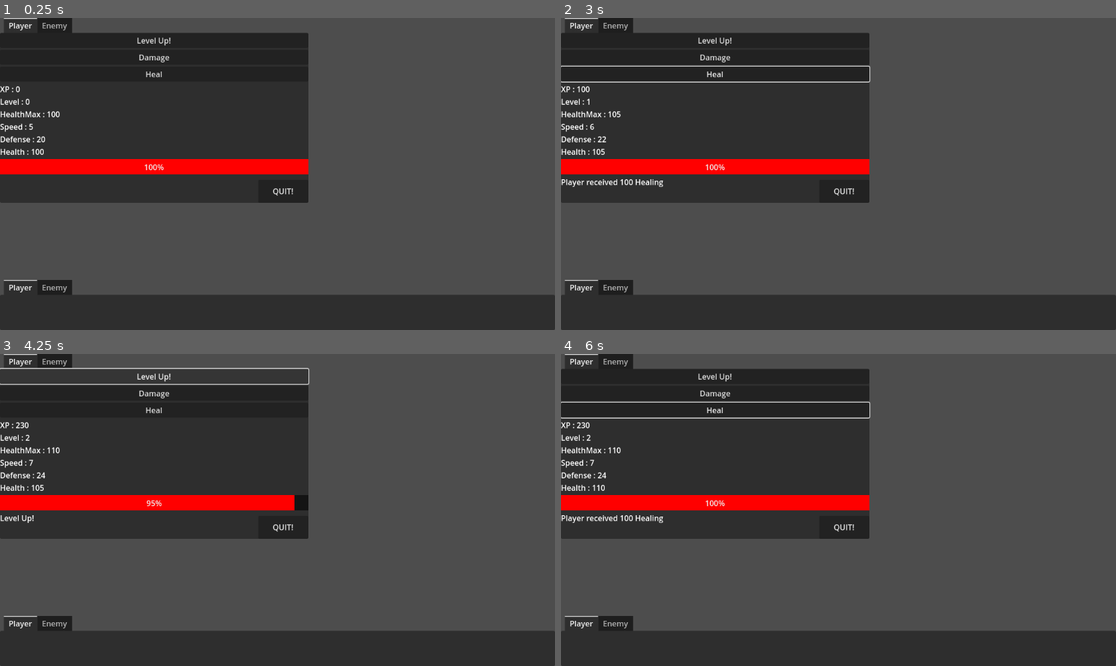
Above: before the commit, frames 1-4 (two rows, left to right).
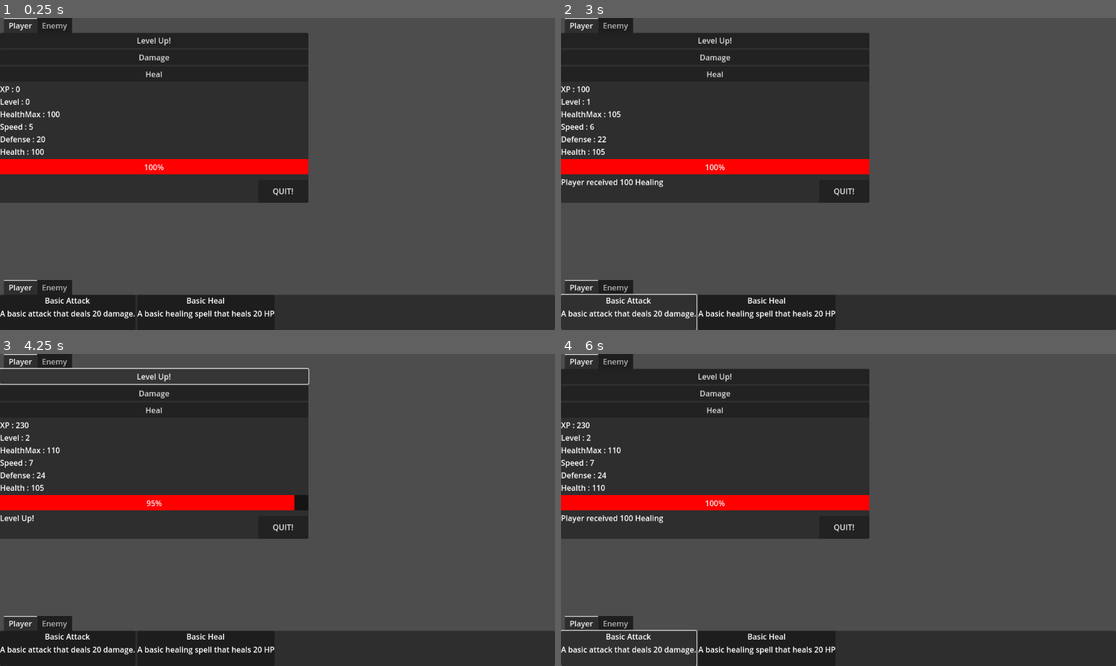
Above: after the commit, the same moments.

Repository: Smileanimations/Big-Buffoon-s-Bozo-Adventure
Game: Godot game, scene res://scenes/FightTest.tscn
Two runs of this game, one before a commit and one after it. Both use one fixed random seed, a clock stepped at 60 frames per second and the inputs below.
Inputs (mouse positions are in pixels of both pictures, inside the frame that each line leads up to):
- Up to frame 1 (0.25 s): no input
- Up to frame 2 (3 s): click "Level Up!" at 0.5 s; click "Damage" at 1.25 s; click "Heal" at 2 s; click (627, 311) at 2.77 s
- Up to frame 3 (4.25 s): click "Level Up!" at 3.5 s
- Up to frame 4 (6 s): click "Damage" at 4.25 s; click "Heal" at 5 s; click (627, 647) at 5.77 s

The runs differ from the first frame. In frame 1, 0.6% of the frame differs, in the area x 0-50%, y 89-97%; in frame 2, 1.3%, in the area x 0-56%, y 15-100%; in frame 3, 0.6%; in frame 4, 1.3%.

Commit message:
mark, stop breaking shit bozo

Diff:
--- a/scenes/FightTest.tscn
+++ b/scenes/FightTest.tscn
@@ -9,9 +9,11 @@
 [node name="Characters" type="Node" parent="."]
 
 [node name="Player" parent="Characters" instance=ExtResource("1_v3fi4")]
+moveList = PackedStringArray("res://moves/attack/AttackBasic.tscn", "res://moves/heal/HealBasic.tscn")
 
 [node name="Enemy" parent="Characters" instance=ExtResource("1_v3fi4")]
 charFaction = "Enemy"
+moveList = PackedStringArray("res://moves/attack/AttackBasic.tscn", "res://moves/heal/HealBasic.tscn")
 
 [node name="chartools" type="TabContainer" parent="."]
 offset_right = 640.0
